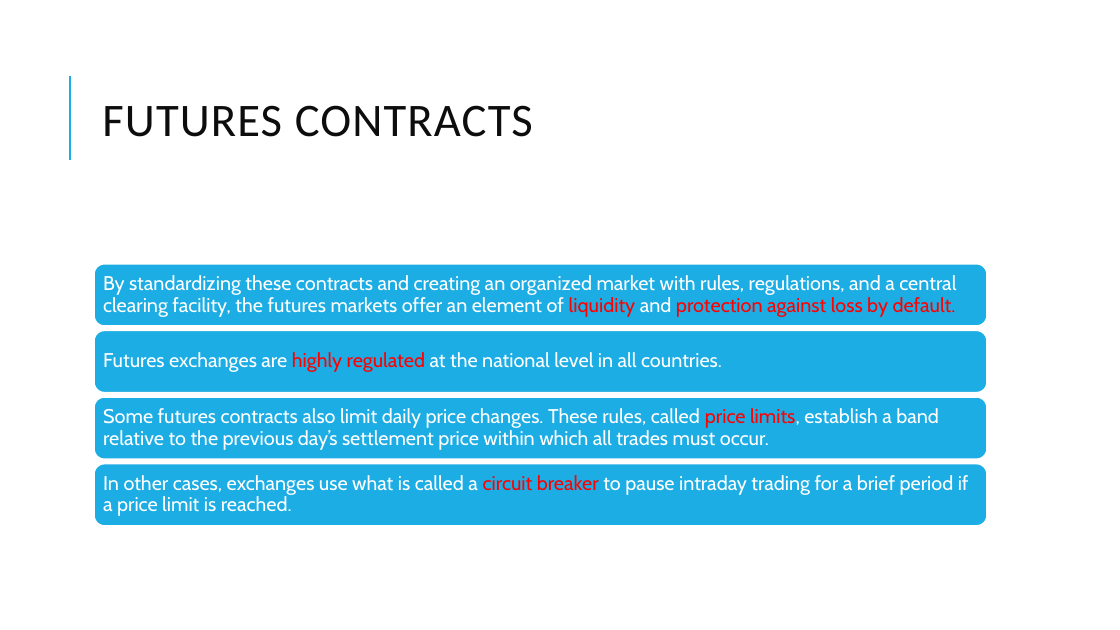
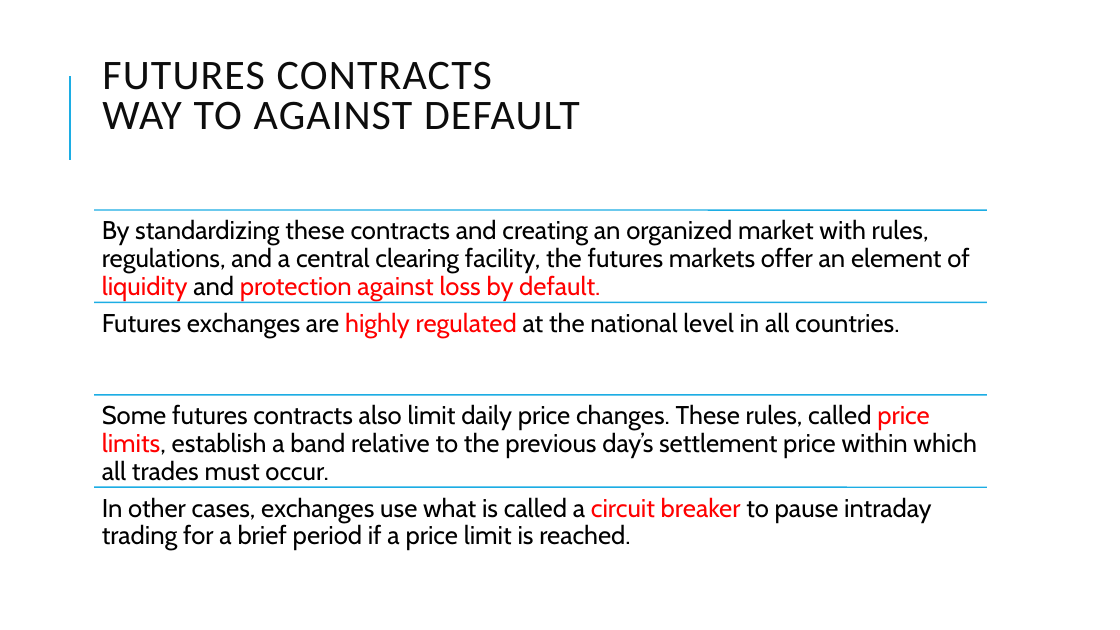
Before and after one commit to Isco0530/data, a slide deck: slide 14 of Derivatives.pptx. Drawn at 1120x630 pixels with LibreOffice and Linux fonts; fonts in the diff are those of the drawing. Boxes give left, top, right and bottom in pixels: in the first picture for what was removed or moved away, otherwise in the second. Text is boxed around its words. In the diff, an @@ line names an element or a change of style, - is before the commit and + after.

```diff
--- a/Derivatives.pptx
+++ b/Derivatives.pptx
@@ title at bbox=[102, 61, 580, 130]: text changed; size 40 to 36 pt @@
-FUTURES CONTRACTS
+FUTURES CONTRACTS
+WAY TO AGAINST DEFAULT
@@ text "By standardizing these contracts and ...": place and size @@
-text "By standardizing these contracts and ..." at bbox=[103, 275, 956, 317]
+text "By standardizing these contracts and ..." at bbox=[102, 219, 969, 300]
@@ text "By standardizing these contracts and ..." at bbox=[102, 219, 969, 300]: size 17 to 22 pt; text colour #FFFFFF to #000000 in "By standardizing these contracts and creating an ..."; more space between paragraphs; vertical alignment middle to top @@
@@ text "Futures exchanges are highly regulated ...": place and size @@
-text "Futures exchanges are highly regulated ..." at bbox=[103, 352, 722, 372]
+text "Futures exchanges are highly regulated ..." at bbox=[102, 312, 899, 337]
@@ text "Futures exchanges are highly regulated ..." at bbox=[102, 312, 899, 337]: size 17 to 22 pt; text colour #FFFFFF to #000000 in "Futures exchanges are at the national level ..."; more space between paragraphs; vertical alignment middle to top @@
@@ text "Some futures contracts also limit ..." at bbox=[102, 404, 976, 481]: size 17 to 22 pt, text colour #FFFFFF to #000000; more space between paragraphs; vertical alignment middle to top @@
@@ group removed at bbox=[94, 264, 987, 526]: 4 rounded rectangles @@
@@ text "In other cases, exchanges use ...": place and size @@
-text "In other cases, exchanges use ..." at bbox=[103, 475, 969, 516]
+text "In other cases, exchanges use ..." at bbox=[102, 497, 931, 550]
@@ text "In other cases, exchanges use ..." at bbox=[102, 497, 931, 550]: size 17 to 22 pt; text colour #FFFFFF to #000000 in "In other cases, exchanges use what is ..."; more space between paragraphs; vertical alignment middle to top @@
@@ group added at bbox=[94, 210, 987, 487]: 4 lines @@
```
Also in this commit, not shown: 7 other slides changed, 1 other file.
